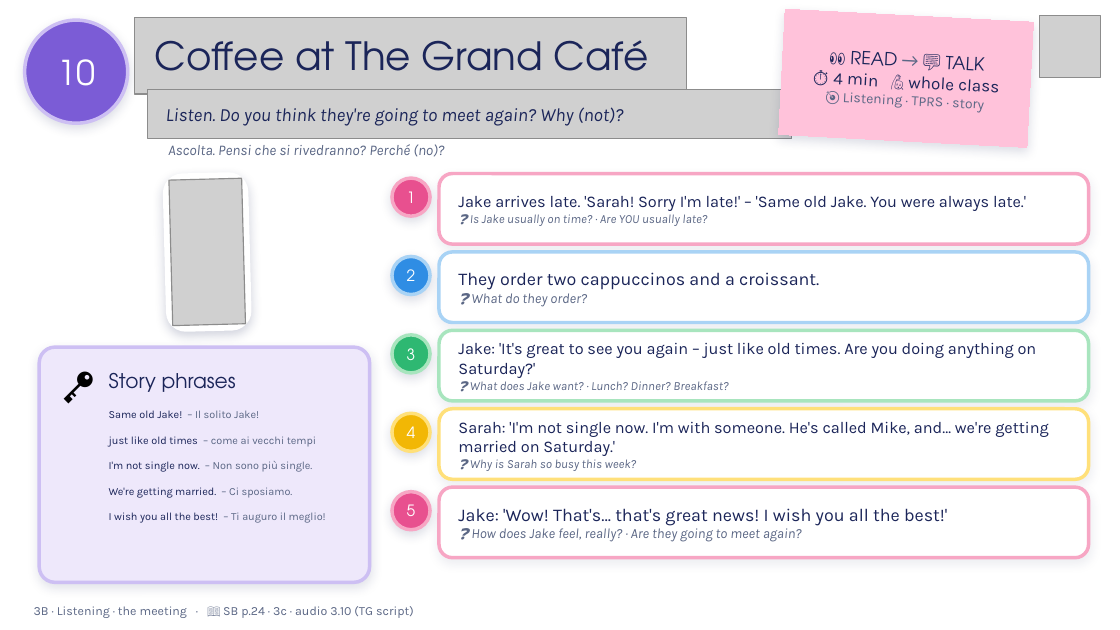
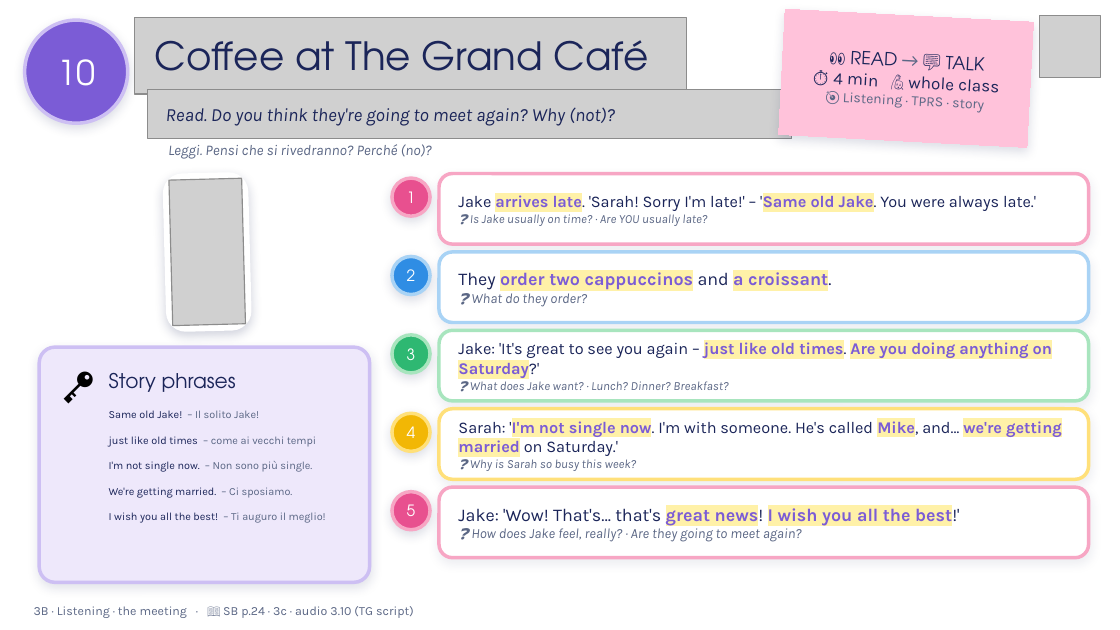
Before and after one commit to londonlanguageschool/Bagheria-, a slide deck: slide 10 of materials/A2/A2_3B_Put_it_in_your_calendar.pptx. Drawn at 1120x630 pixels with LibreOffice and Linux fonts; fonts in the diff are those of the drawing; grey boxes stand for pictures; background and template pictures are left out. Boxes give left, top, right and bottom in pixels: in the first picture for what was removed or moved away, otherwise in the second. Text is boxed around its words. In the diff, an @@ line names an element or a change of style, - is before the commit and + after.

```diff
--- a/materials/A2/A2_3B_Put_it_in_your_calendar.pptx
+++ b/materials/A2/A2_3B_Put_it_in_your_calendar.pptx
@@ text at bbox=[166, 107, 615, 126]: text changed @@
-Listen. Do you think they're going to meet again? Why (not)?
+Read. Do you think they're going to meet again? Why (not)?
@@ text at bbox=[168, 144, 432, 159]: text changed @@
-Ascolta. Pensi che si rivedranno? Perché (no)?
+Leggi. Pensi che si rivedranno? Perché (no)?
@@ text in rounded rectangle at bbox=[458, 193, 1036, 212]: text colour #1B2559 to #7B5CD6, highlight none to #FFF1A8, bold on in "arrives late. 'Same old Jake." @@
@@ text in rounded rectangle at bbox=[458, 269, 831, 290]: text colour #1B2559 to #7B5CD6, highlight none to #FFF1A8, bold on in "order two cappuccinos a croissant." @@
@@ text in rounded rectangle at bbox=[458, 340, 1052, 379]: text colour #1B2559 to #7B5CD6, highlight none to #FFF1A8, bold on in "just like old times. Are you doing ..." @@
@@ text in rounded rectangle at bbox=[458, 418, 1062, 456]: text colour #1B2559 to #7B5CD6, highlight none to #FFF1A8, bold on in "'I'm not single now. Mike, we're getting ..." @@
@@ text in rounded rectangle at bbox=[458, 505, 959, 526]: text colour #1B2559 to #7B5CD6, highlight none to #FFF1A8, bold on in "great news! I wish you all the ..." @@
```
Also in this commit, not shown: 7 other slides changed, 1 slide added, 22 other files.
